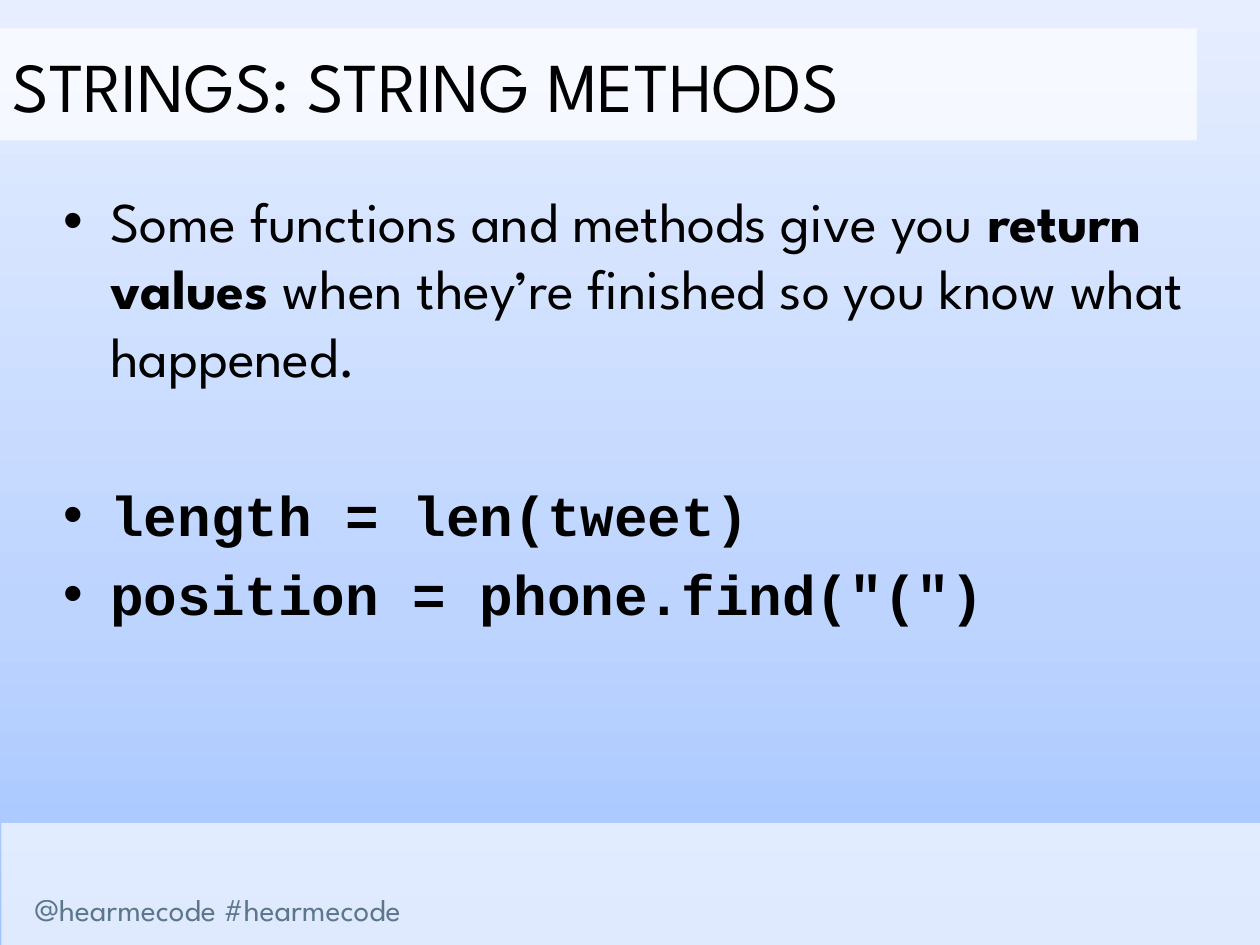
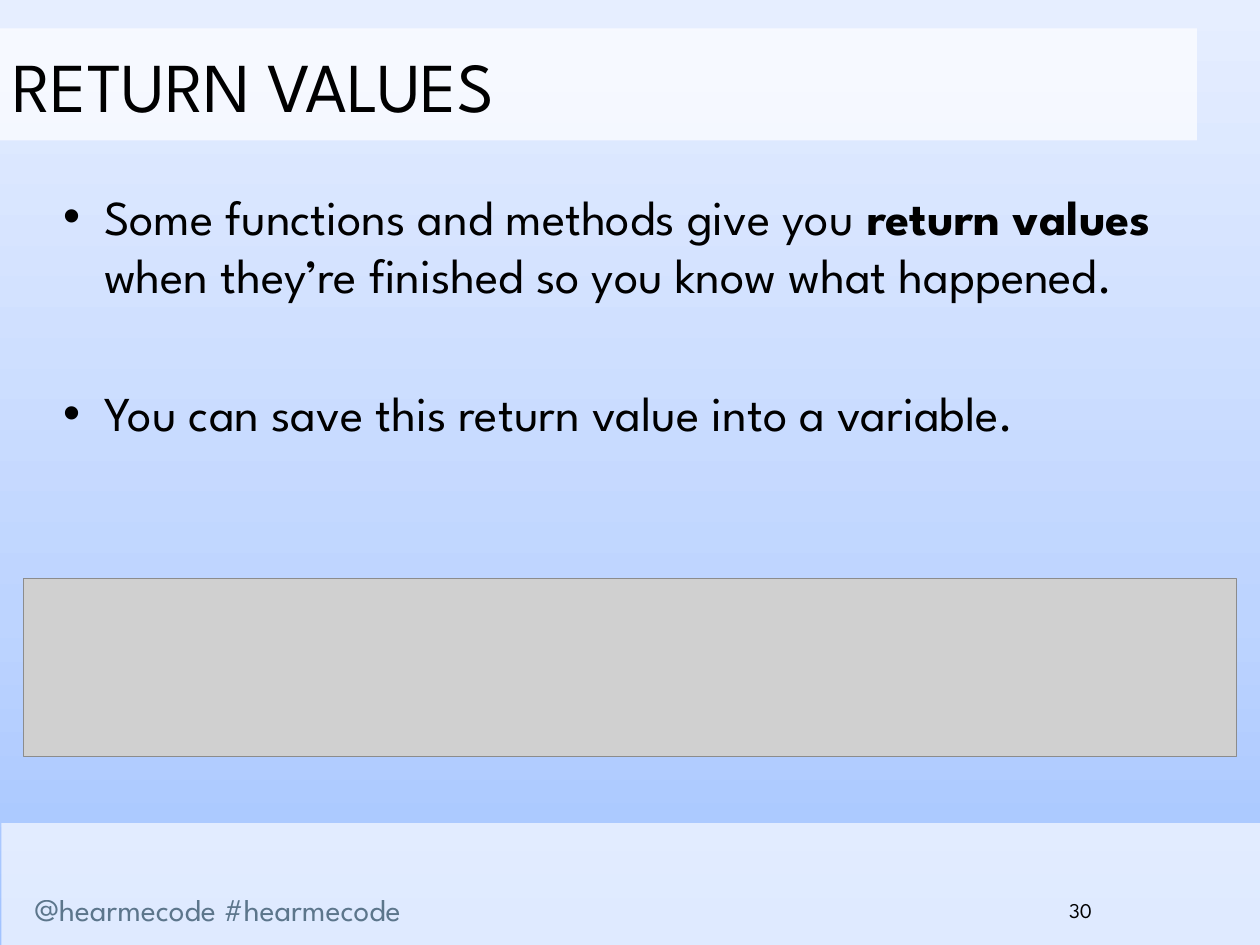
Before and after one commit to hearmecode/slides, a slide deck: slide 30 of Lesson 1/Hear Me Code - Strings and Conditionals.pptx (slide 28 before the commit). Drawn at 1260x945 pixels with LibreOffice and Linux fonts; fonts in the diff are those of the drawing; grey boxes stand for pictures; background and template pictures are left out. Boxes give left, top, right and bottom in pixels: in the first picture for what was removed or moved away, otherwise in the second. Text is boxed around its words. In the diff, an @@ line names an element or a change of style, - is before the commit and + after.

```diff
--- a/Lesson 1/Hear Me Code - Strings and Conditionals.pptx
+++ b/Lesson 1/Hear Me Code - Strings and Conditionals.pptx
@@ text in rectangle at (x1=12, y1=65, x2=494, y2=113): text changed @@
-STRINGS: STRING METHODS
+RETURN VALUES
@@ text at (x1=104, y1=201, x2=1151, y2=303): size 32 to 27.8 pt in "Some functions and methods give you return ..."; indent changed; less space between paragraphs @@
@@ text at (x1=104, y1=397, x2=1014, y2=432): text changed; size 32 to 27.8 pt; font Courier New to League Spartan; bold off @@
-• length = len(tweet)
-• position = phone.find("(")
+• You can save this return value into a variable.
@@ picture added at (x1=24, y1=578, x2=1237, y2=757) @@
@@ page number added at (x1=1069, y1=904, x2=1092, y2=919), 12 pt, text #000000 @@
+30
```
Also in this commit, not shown: 45 other slides changed, 6 slides added, 3 slides removed, 2 other files.
